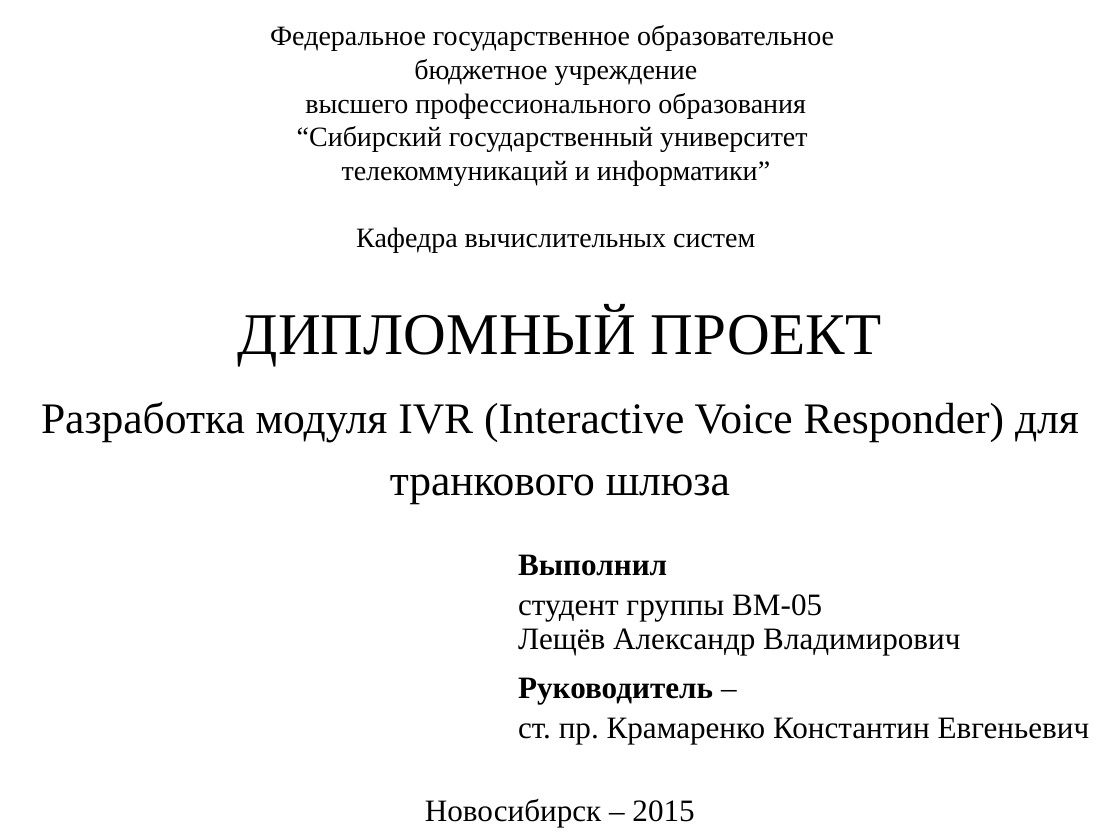
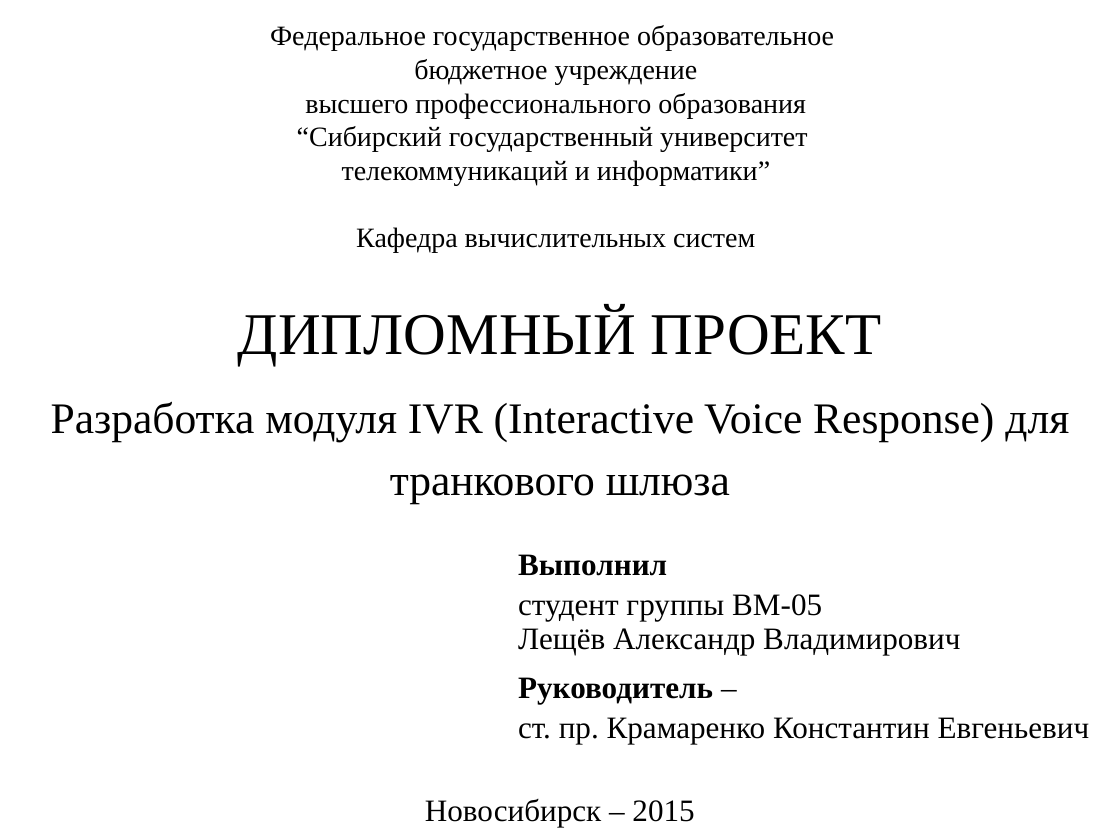
Before and after one commit to ALeschev/tunel, a slide deck: slide 1 of sibsutis/2015/dpl/DPL_pres.pptx. Drawn at 1120x840 pixels with LibreOffice and Linux fonts; fonts in the diff are those of the drawing; background and template pictures are left out. Boxes give left, top, right and bottom in pixels: in the first picture for what was removed or moved away, otherwise in the second. Text is boxed around its words. In the diff, an @@ line names an element or a change of style, - is before the commit and + after.

```diff
--- a/sibsutis/2015/dpl/DPL_pres.pptx
+++ b/sibsutis/2015/dpl/DPL_pres.pptx
@@ text at (51,401,1069,504): text changed @@
-Разработка модуля IVR (Interactive Voice Responder) для транкового шлюза
+Разработка модуля IVR (Interactive Voice Response) для транкового шлюза
```
Also in this commit, not shown: 7 other slides changed, 1 slide added, 2 slides removed, 6 other files.
